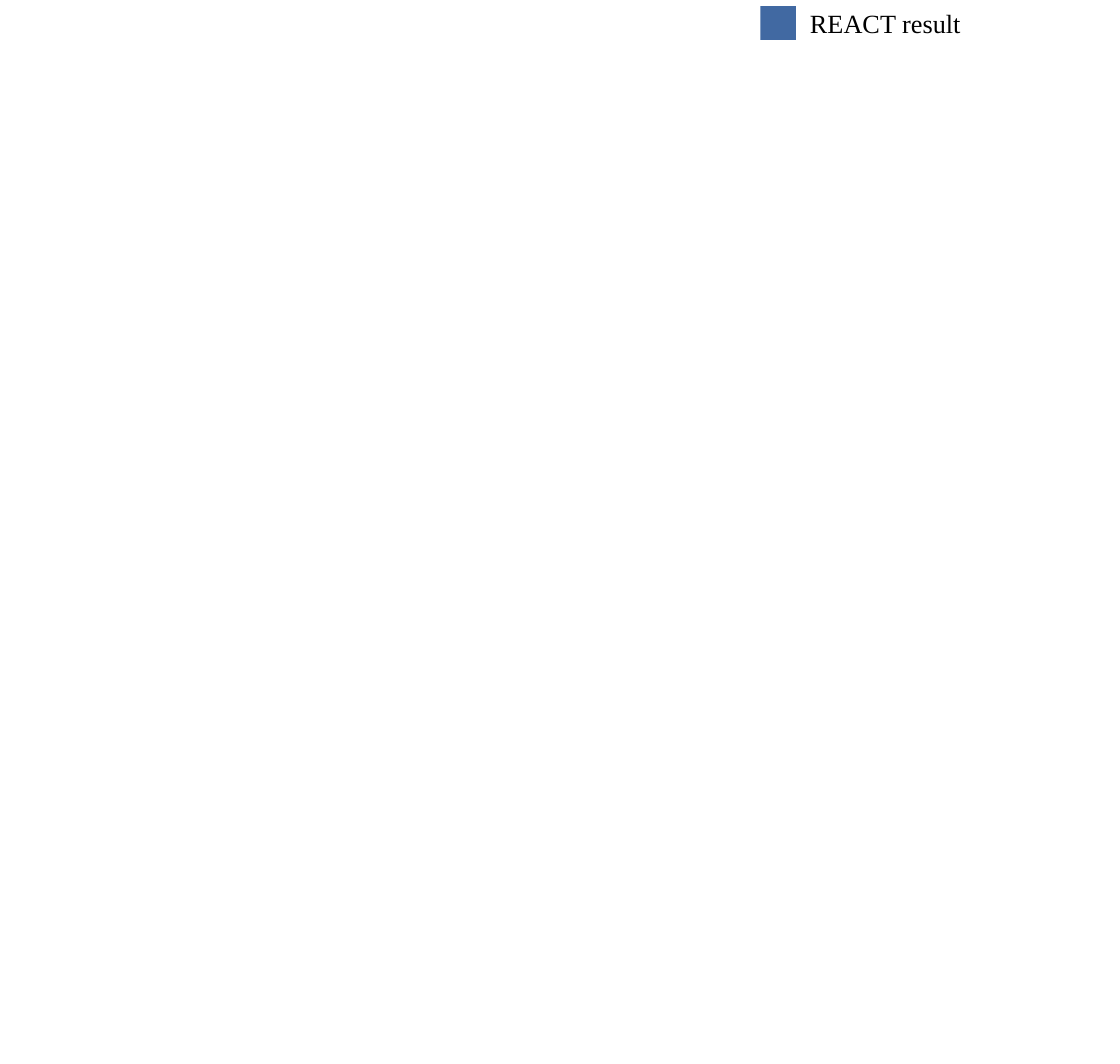
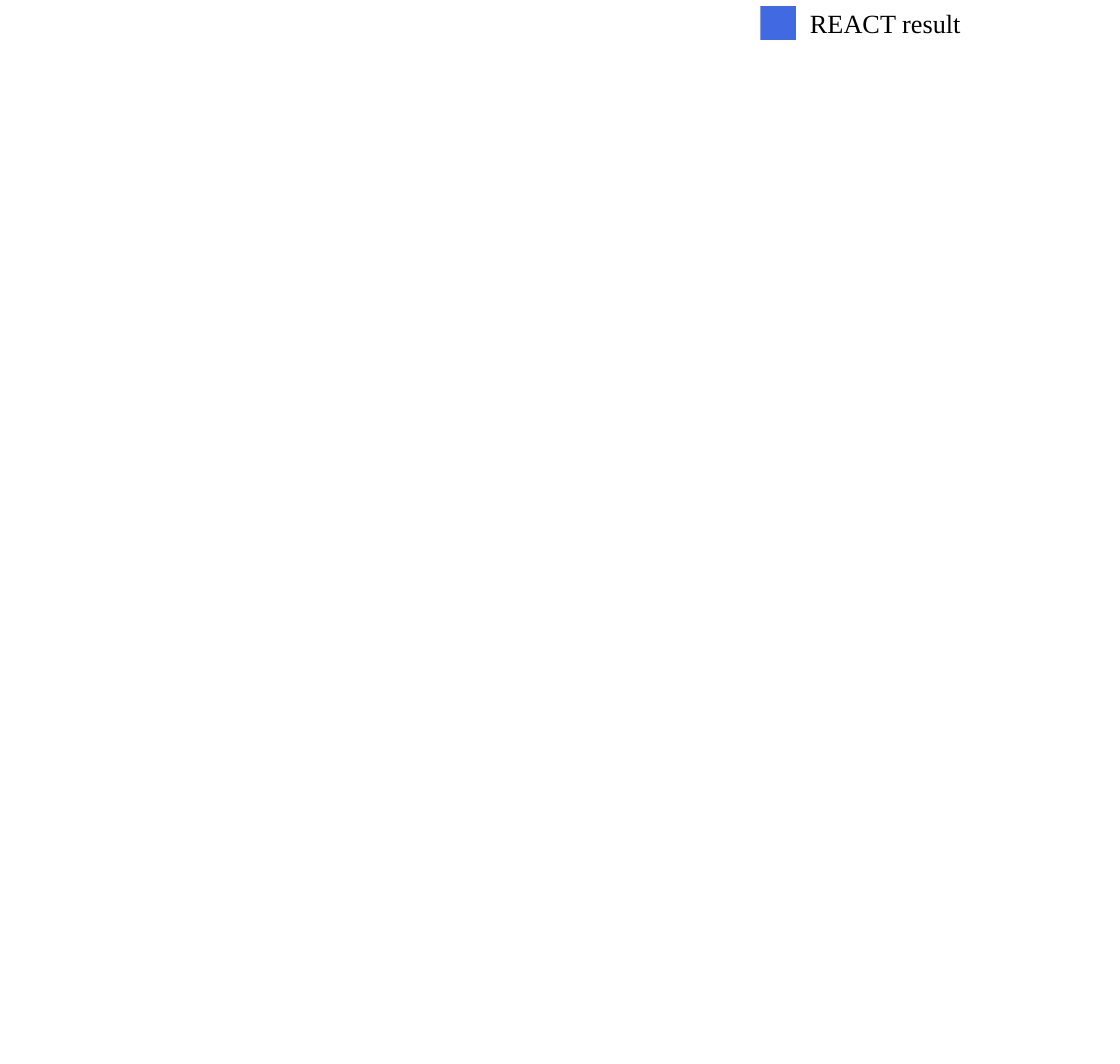
Before and after one commit to whlduzou/Final-Project-Wang-Hanlin, a slide deck: slide 4 of chart/chart.pptx. Drawn at 1120x1064 pixels with LibreOffice and Linux fonts; fonts in the diff are those of the drawing; background and template pictures are left out. Boxes give left, top, right and bottom in pixels: in the first picture for what was removed or moved away, otherwise in the second. Text is boxed around its words. In the diff, an @@ line names an element or a change of style, - is before the commit and + after.

```diff
--- a/chart/chart.pptx
+++ b/chart/chart.pptx
@@ rectangle at box(761, 6, 797, 40): fill #4169A2 to #4169E1 @@
```
Also in this commit, not shown: 3 other slides changed, 2 slides added, 2 slides removed.
